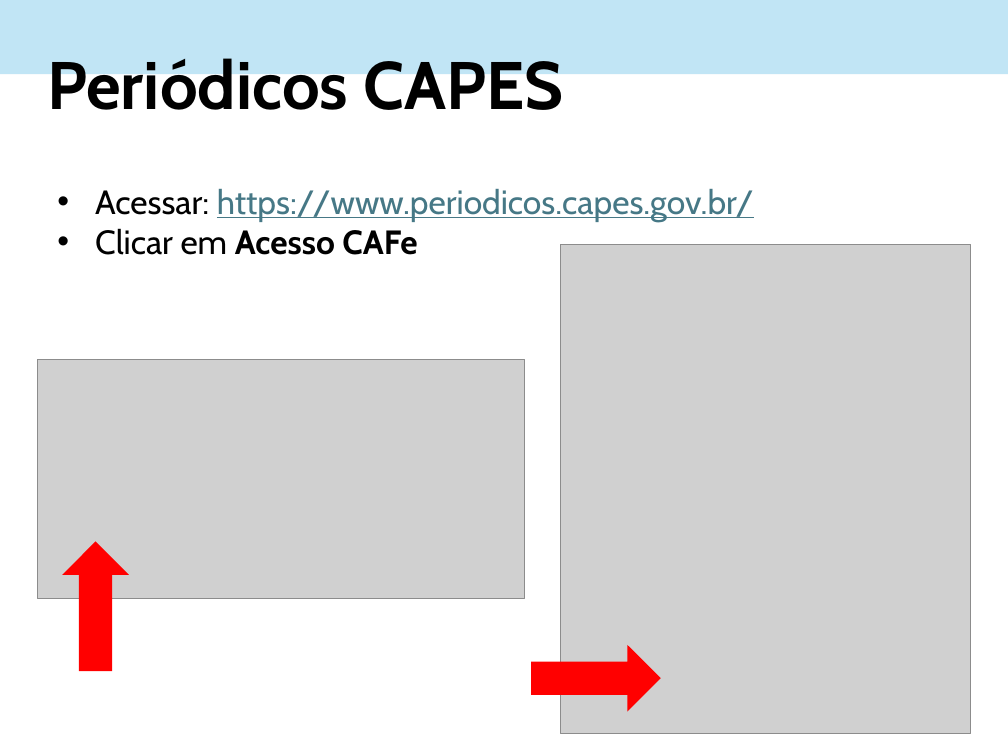
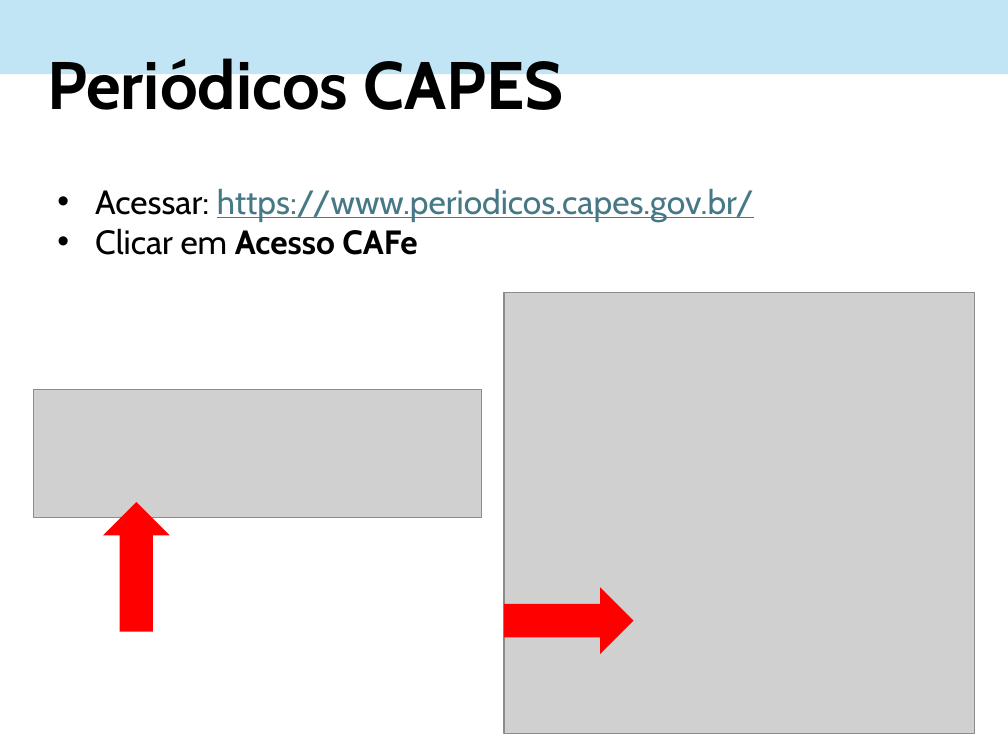
Before and after one commit to lpmor22/docs, a slide deck: slide 4 of slides/informatica_busca-artigos.pptx. Drawn at 1008x756 pixels with LibreOffice and Linux fonts; fonts in the diff are those of the drawing; grey boxes stand for pictures. Boxes give left, top, right and bottom in pixels: in the first picture for what was removed or moved away, otherwise in the second. Text is boxed around its words. In the diff, an @@ line names an element or a change of style, - is before the commit and + after.

```diff
--- a/slides/informatica_busca-artigos.pptx
+++ b/slides/informatica_busca-artigos.pptx
@@ picture: place and size @@
-picture at (560,244,971,733)
+picture at (504,293,975,734)
@@ picture removed at (37,359,525,599) @@
@@ picture added at (33,389,482,517) @@
@@ right arrow: place and size @@
-right arrow at (63,541,130,671)
+right arrow at (103,501,170,632)
@@ right arrow: place and size @@
-right arrow at (531,645,661,712)
+right arrow at (504,588,634,654)
```
Also in this commit, not shown: 6 other slides changed, 1 slide removed.
